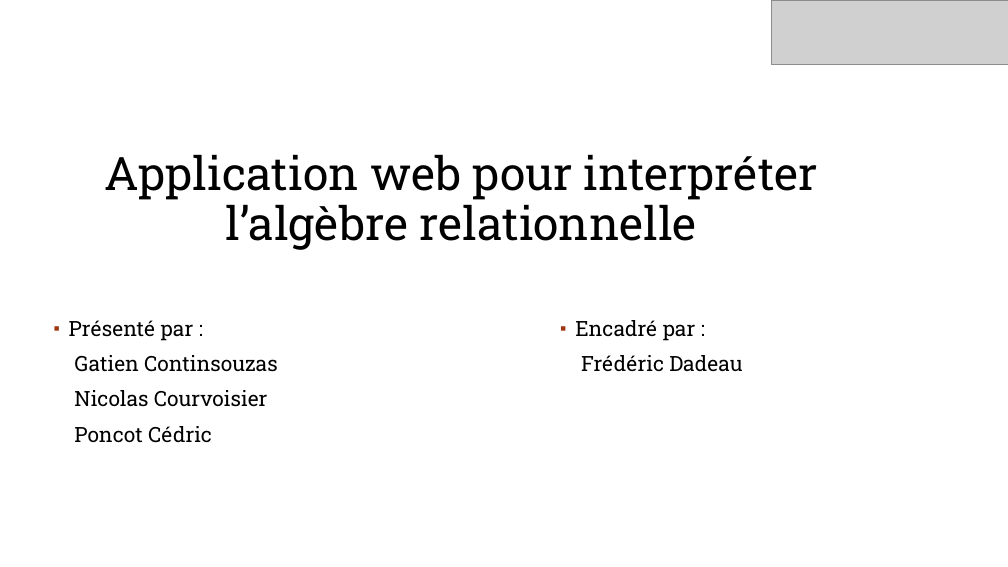
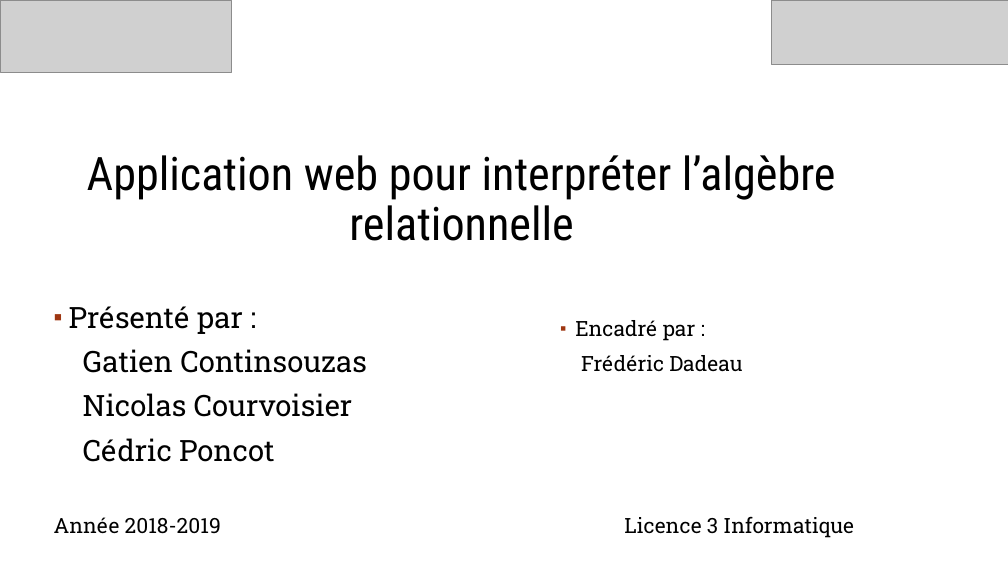
Before and after one commit to ncourvoisier/sar, a slide deck: slide 1 of doc/soutenanceSARV2.pptx. Drawn at 1008x567 pixels with LibreOffice and Linux fonts; fonts in the diff are those of the drawing; grey boxes stand for pictures; background and template pictures are left out. Boxes give left, top, right and bottom in pixels: in the first picture for what was removed or moved away, otherwise in the second. Text is boxed around its words. In the diff, an @@ line names an element or a change of style, - is before the commit and + after.

```diff
--- a/doc/soutenanceSARV2.pptx
+++ b/doc/soutenanceSARV2.pptx
@@ picture added at (0,0,231,73) @@
@@ text "Application web pour interpréter l’algèbre ..." at (87,155,836,241): font Roboto Slab to Roboto Condensed @@
@@ text "Présenté par :": place and size @@
-text "Présenté par :" at (69,320,278,443)
+text "Présenté par :" at (54,306,854,538)
@@ text at (69,306,367,417): size 20 to 28 pt in "Présenté par :", "Gatien Continsouzas", "Nicolas Courvoisier" @@
@@ text at (54,438,854,538): text changed @@
-Poncot Cédric
+Cédric Poncot
+Année 2018-2019 Licence 3 Informatique
```
Also in this commit, not shown: 23 other slides changed, 1 other file.
